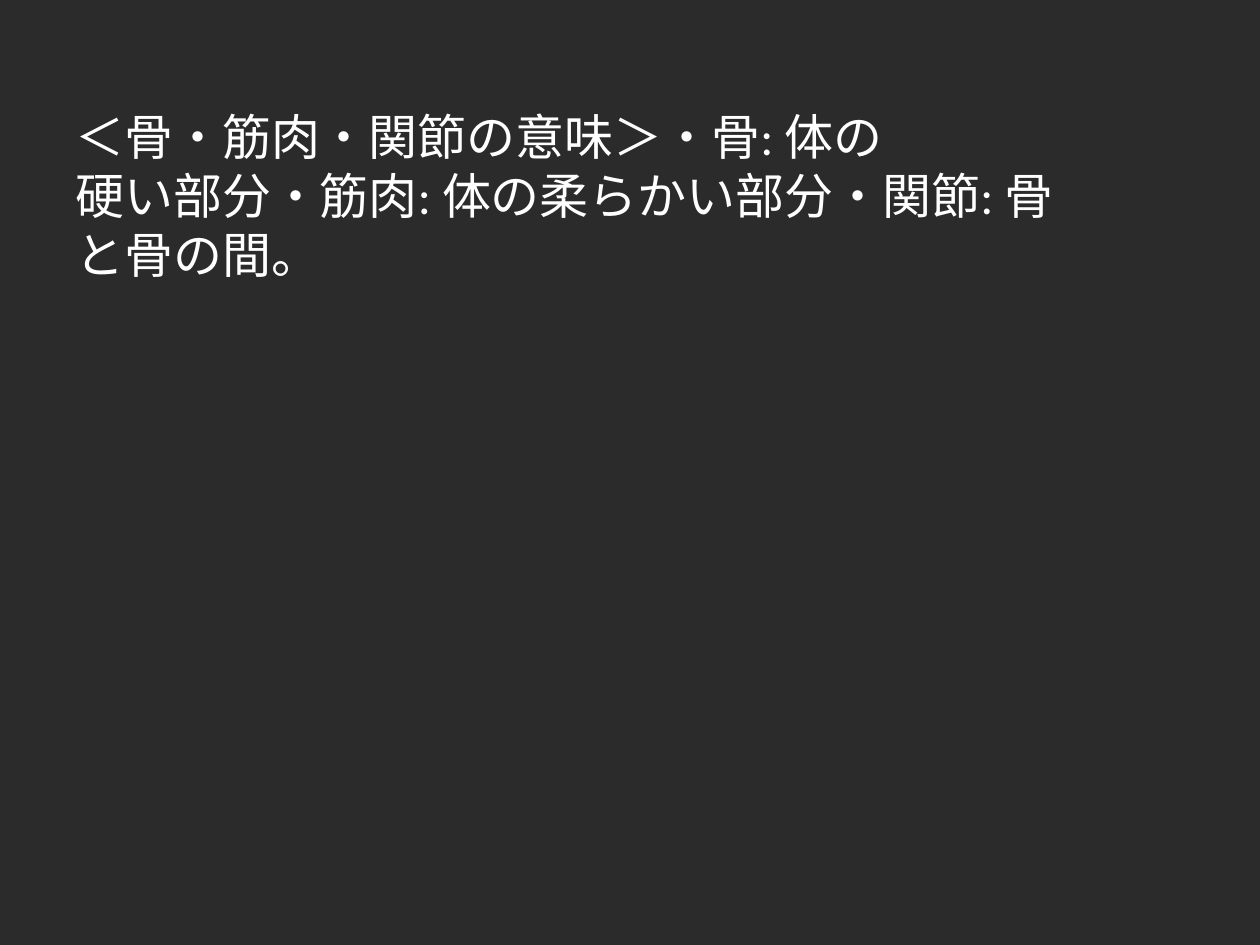
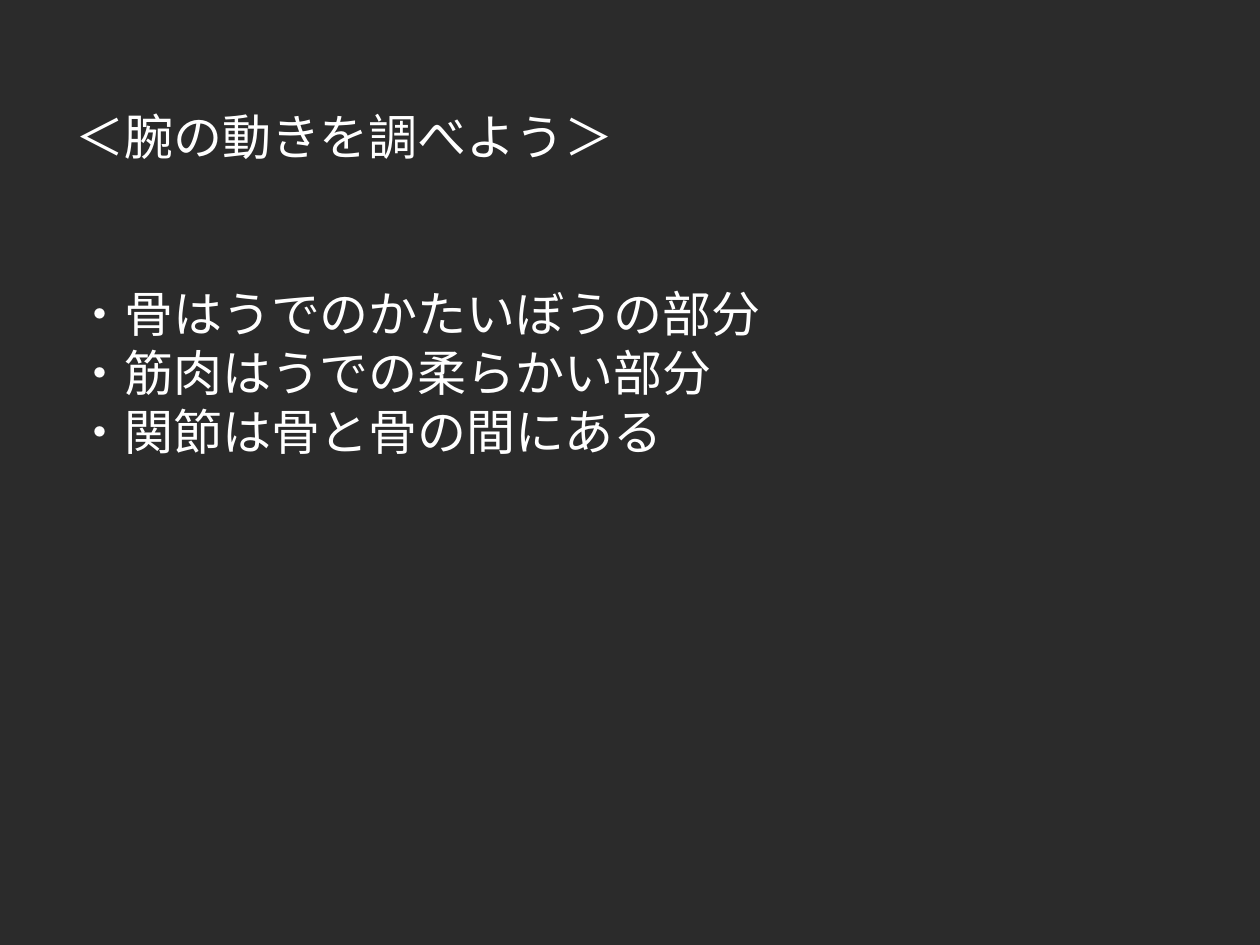
Before and after one commit to moriten0318/AITeacher_python, a slide deck: slide 2 of test_presentation.pptx. Drawn at 1260x945 pixels with LibreOffice and Linux fonts; fonts in the diff are those of the drawing; background and template pictures are left out; a plain dark background stands for a picture behind light text. Boxes give left, top, right and bottom in pixels: in the first picture for what was removed or moved away, otherwise in the second. Text is boxed around its words. In the diff, an @@ line names an element or a change of style, - is before the commit and + after.

```diff
--- a/test_presentation.pptx
+++ b/test_presentation.pptx
@@ text at box(75, 113, 760, 454): text changed @@
-＜骨・筋肉・関節の意味＞・骨: 体の
-硬い部分・筋肉: 体の柔らかい部分・関節: 骨と骨の間。
+＜腕の動きを調べよう＞
+・骨はうでのかたいぼうの部分
+・筋肉はうでの柔らかい部分
+・関節は骨と骨の間にある
```
Also in this commit, not shown: 6 other slides changed, 1 slide added, 54 other files.
